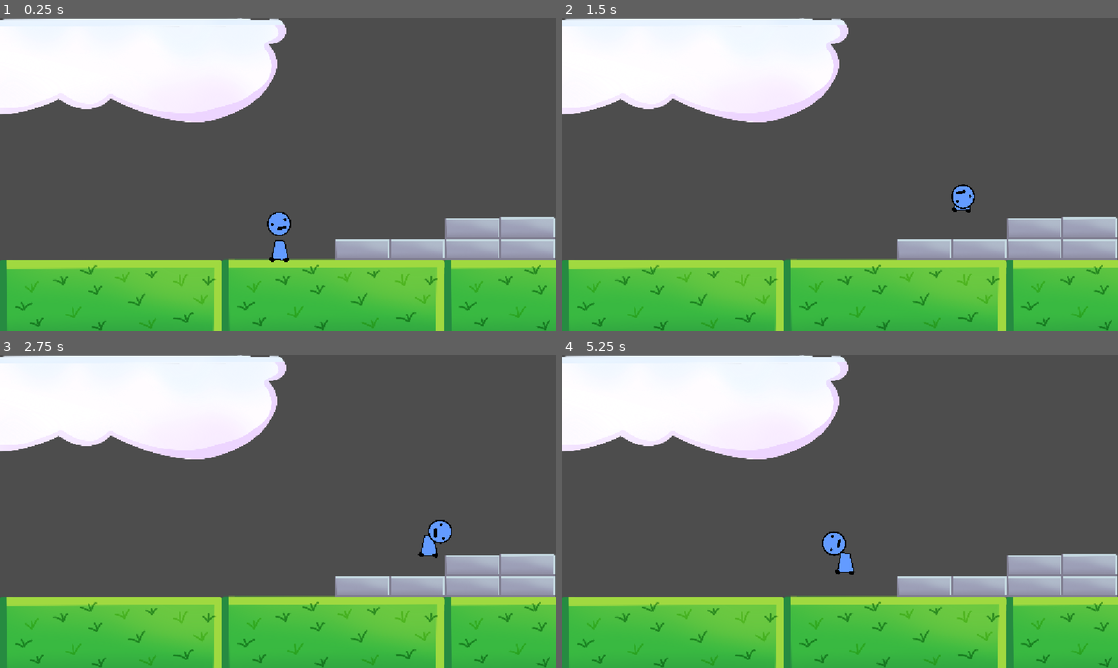
Above: before the commit, frames 1-4 (two rows, left to right).
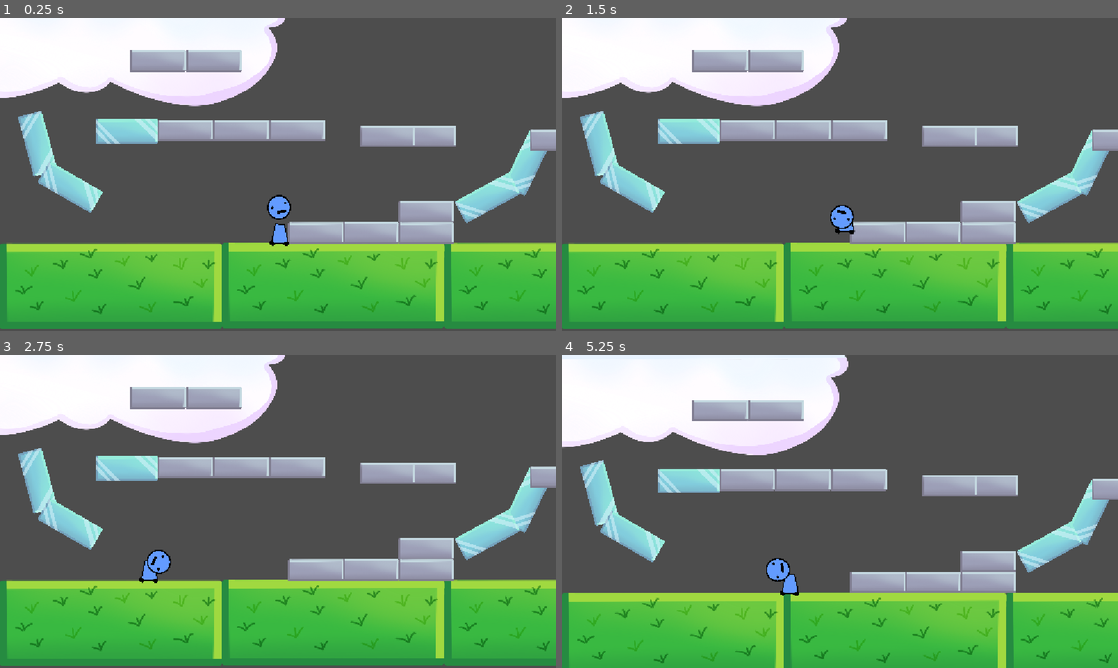
Above: after the commit, the same moments.

Repository: average4136/head-over-heels-game
Game: Godot game, scene res://Scenes/playtest_level.tscn
Same seed, same stepped clock (60 frames per second), same inputs: the game is played once before the commit and once after it. This scene is started directly instead of the project's main scene.
Inputs (mouse positions are in pixels of both pictures, inside the frame that each line leads up to):
- Up to frame 1 (0.25 s): no input
- Up to frame 2 (1.5 s): tap Enter (ui_accept) at 0.5 s; move the mouse to (962, 158) at 0.52 s; hold D (move_right) from 0.53 s (still down); tap Space (jump) at 0.6, 0.77, 1.07, 1.35 s; click (962, 158) at 0.67 s; move the mouse to (728, 190) at 1.27 s
- Up to frame 3 (2.75 s): tap Space (jump) at 1.52, 1.82, 2.1 s; move the mouse to (333, 442) at 2.02 s; release D (move_right) at 2.03 s; hold A (move_left) from 2.03 s (still down)
- Up to frame 4 (5.25 s): move the mouse to (812, 574) at 2.77 s; release A (move_left) at 2.78 s; hold D (move_right) 2.78-4.28 s; tap Space (jump) at 2.85, 3.02, 3.32, 3.6, 3.77, 4.07, 4.35, 4.52, 4.82, 5.1 s; click (812, 574) at 2.92 s; move the mouse to (1006, 558) at 3.52 s; move the mouse to (673, 464) at 4.27 s; hold A (move_left) 4.28-5.03 s; move the mouse to (867, 511) at 5.02 s; hold D (move_right) from 5.03 s (still down); click (867, 511) at 5.17 s

The runs differ from the first frame. In frame 1, 30% of the frame differs, in the area x 0-100%, y 0-100%; in frame 2, 30%; in frame 3, 30%; in frame 4, 19%.

Commit message:
my work from before i went to supper

Diff:
--- a/Scenes/Entities/Guy.tscn
+++ b/Scenes/Entities/Guy.tscn
@@ -55,7 +55,6 @@
 limit_right = 0
 drag_vertical_enabled = true
 drag_vertical_offset = -1.0
-drag_bottom_margin = 0.41
 
 [node name="Head" type="RigidBody2D" parent="Character physics (node2d)" unique_id=1180459420]
 position = Vector2(4, -59)
--- a/Scenes/Objects/ice_block.tscn
+++ b/Scenes/Objects/ice_block.tscn
@@ -3,7 +3,7 @@
 [ext_resource type="Texture2D" uid="uid://cjv8cierj1i4s" path="res://Assets/Hannah's Drawn Assets/ice block.png" id="1_cukdt"]
 
 [sub_resource type="PhysicsMaterial" id="PhysicsMaterial_00yqa"]
-friction = 0.3
+friction = 0.1
 
 [sub_resource type="RectangleShape2D" id="RectangleShape2D_fa70v"]
 size = Vector2(51, 20)
--- a/Scenes/playtest_level.tscn
+++ b/Scenes/playtest_level.tscn
@@ -4,6 +4,7 @@
 [ext_resource type="Texture2D" uid="uid://bvhsuxpp5ta4c" path="res://Assets/Hannah's Drawn Assets/grass block.png" id="2_iabvn"]
 [ext_resource type="PackedScene" uid="uid://bqg68mukgpldk" path="res://Scenes/Objects/stone_platform.tscn" id="3_h3lg6"]
 [ext_resource type="Texture2D" uid="uid://cphuuhqlegouj" path="res://Assets/Hannah's Drawn Assets/cloud.png" id="4_82pr1"]
+[ext_resource type="PackedScene" uid="uid://dqyftoe55durm" path="res://Scenes/Objects/ice_block.tscn" id="5_kptn1"]
 
 [sub_resource type="WorldBoundaryShape2D" id="WorldBoundaryShape2D_fa70v"]
 
@@ -44,36 +45,119 @@
 position = Vector2(232, 173)
 texture = ExtResource("2_iabvn")
 
-[node name="Guy" parent="." unique_id=1796156875 instance=ExtResource("1_h3lg6")]
-position = Vector2(6, -3)
-
 [node name="Start area" type="Node2D" parent="." unique_id=1905083718]
 
-[node name="Stone platform2" parent="Start area" unique_id=859276587 instance=ExtResource("3_h3lg6")]
-position = Vector2(240, -87)
+[node name="StaticBody2D2" parent="Start area" unique_id=730536775 instance=ExtResource("5_kptn1")]
+position = Vector2(999.99994, -264.00006)
+rotation = -1.118756
+
+[node name="Stone platform4" parent="Start area" unique_id=462037937 instance=ExtResource("3_h3lg6")]
+position = Vector2(1048, -472)
 scale = Vector2(0.5, 0.5)
 
-[node name="Stone platform" parent="Start area" unique_id=2081943453 instance=ExtResource("3_h3lg6")]
-position = Vector2(466, -88)
+[node name="Stone platform6" parent="Start area" unique_id=824417129 instance=ExtResource("3_h3lg6")]
+position = Vector2(512, -488)
 scale = Vector2(0.5, 0.5)
 
-[node name="Cloud" type="Sprite2D" parent="." unique_id=354234418]
+[node name="Stone platform7" parent="Start area" unique_id=34280070 instance=ExtResource("3_h3lg6")]
+position = Vector2(344, -488)
+scale = Vector2(0.5, 0.5)
+
+[node name="Stone platform8" parent="Start area" unique_id=720166333 instance=ExtResource("3_h3lg6")]
+position = Vector2(-32, -512)
+scale = Vector2(0.5, 0.5)
+
+[node name="Stone platform9" parent="Start area" unique_id=1985402125 instance=ExtResource("3_h3lg6")]
+position = Vector2(-264, -512)
+scale = Vector2(0.5, 0.5)
+
+[node name="Stone platform3" parent="Start area" unique_id=107939614 instance=ExtResource("3_h3lg6")]
+position = Vector2(504, -175)
+scale = Vector2(0.5, 0.5)
+
+[node name="Stone platform5" parent="Start area" unique_id=793650110 instance=ExtResource("3_h3lg6")]
+position = Vector2(504, -87)
+scale = Vector2(0.5, 0.5)
+
+[node name="Cloud" type="Sprite2D" parent="Start area" unique_id=354234418]
 position = Vector2(-651, -788)
 scale = Vector2(0.670205, 0.6756624)
 texture = ExtResource("4_82pr1")
 
-[node name="Stone platform2" parent="." unique_id=107939614 instance=ExtResource("3_h3lg6")]
-position = Vector2(696, -175)
+[node name="Stone platform2" parent="Start area" unique_id=859276587 instance=ExtResource("3_h3lg6")]
+position = Vector2(48, -87)
 scale = Vector2(0.5, 0.5)
 
-[node name="Stone platform" parent="." unique_id=1020643056 instance=ExtResource("3_h3lg6")]
-position = Vector2(922, -176)
+[node name="Stone platform" parent="Start area" unique_id=2081943453 instance=ExtResource("3_h3lg6")]
+position = Vector2(274, -88)
 scale = Vector2(0.5, 0.5)
 
-[node name="Stone platform3" parent="." unique_id=793650110 instance=ExtResource("3_h3lg6")]
-position = Vector2(696, -87)
+[node name="StaticBody2D" parent="Start area" unique_id=1447629716 instance=ExtResource("5_kptn1")]
+position = Vector2(800, -152.00002)
+rotation = -0.49741885
+
+[node name="StaticBody2D" parent="Start area/StaticBody2D" unique_id=616558851 instance=ExtResource("5_kptn1")]
+position = Vector2(800, -152.00002)
+rotation = -0.49741885
+
+[node name="Stone platform11" parent="Start area" unique_id=2099971156 instance=ExtResource("3_h3lg6")]
+position = Vector2(-496, -512)
 scale = Vector2(0.5, 0.5)
 
-[node name="Stone platform4" parent="." unique_id=1248862601 instance=ExtResource("3_h3lg6")]
-position = Vector2(922, -88)
+[node name="Guy" parent="." unique_id=1796156875 instance=ExtResource("1_h3lg6")]
+position = Vector2(6, -3)
+
+[node name="Stone platform9" parent="." unique_id=951645800 instance=ExtResource("3_h3lg6")]
+position = Vector2(-376, -800)
 scale = Vector2(0.5, 0.5)
+
+[node name="Stone platform11" parent="." unique_id=396343480 instance=ExtResource("3_h3lg6")]
+position = Vector2(-608, -800)
+scale = Vector2(0.5, 0.5)
+
+[node name="StaticBody2D" parent="." unique_id=981093684 instance=ExtResource("5_kptn1")]
+position = Vector2(-704, -464)
+
+[node name="StaticBody2D" parent="StaticBody2D" unique_id=1340290292 instance=ExtResource("5_kptn1")]
+position = Vector2(800, -152.00002)
+rotation = -0.49741885
+
+[node name="StaticBody2D2" parent="." unique_id=1845799887 instance=ExtResource("5_kptn1")]
+position = Vector2(-1015.99994, -487.99997)
+rotation = 1.3089969
+
+[node name="StaticBody2D" parent="StaticBody2D2" unique_id=736037312 instance=ExtResource("5_kptn1")]
+position = Vector2(800, -152.00002)
+rotation = -0.49741885
+
+[node name="StaticBody2D2" parent="StaticBody2D2" unique_id=41753447 instance=ExtResource("5_kptn1")]
+position = Vector2(-1048, -528)
+rotation = 1.3089969
+
+[node name="StaticBody2D" parent="StaticBody2D2/StaticBody2D2" unique_id=441051708 instance=ExtResource("5_kptn1")]
+position = Vector2(800, -152.00002)
+rotation = -0.49741885
+
+[node name="StaticBody2D3" parent="StaticBody2D2" unique_id=375681684 instance=ExtResource("5_kptn1")]
+position = Vector2(-1015.99994, -487.99997)
+rotation = 1.3089969
+
+[node name="StaticBody2D" parent="StaticBody2D2/StaticBody2D3" unique_id=490907715 instance=ExtResource("5_kptn1")]
+position = Vector2(800, -152.00002)
+rotation = -0.49741885
+
+[node name="StaticBody2D2" parent="StaticBody2D2/StaticBody2D3" unique_id=333722743 instance=ExtResource("5_kptn1")]
+position = Vector2(-1048, -528)
+rotation = 1.3089969
+
+[node name="StaticBody2D" parent="StaticBody2D2/StaticBody2D3/StaticBody2D2" unique_id=755148654 instance=ExtResource("5_kptn1")]
+position = Vector2(800, -152.00002)
+rotation = -0.49741885
+
+[node name="StaticBody2D3" parent="." unique_id=265079889 instance=ExtResource("5_kptn1")]
+position = Vector2(-928, -272)
+rotation = 0.5235988
+
+[node name="StaticBody2D" parent="StaticBody2D3" unique_id=1868234778 instance=ExtResource("5_kptn1")]
+position = Vector2(800, -152.00002)
+rotation = -0.49741885
--- a/Scripts/body.gd
+++ b/Scripts/body.gd
@@ -2,7 +2,7 @@
 
 @export var max_speed: float = 900.0
 @export var move_force: float = 15000.0
-@export var jump_force: float = 1200.0
+@export var jump_force: float = 1400.0
 
 func _physics_process(_delta: float) -> void:
 	var input_direction := Input.get_axis(
